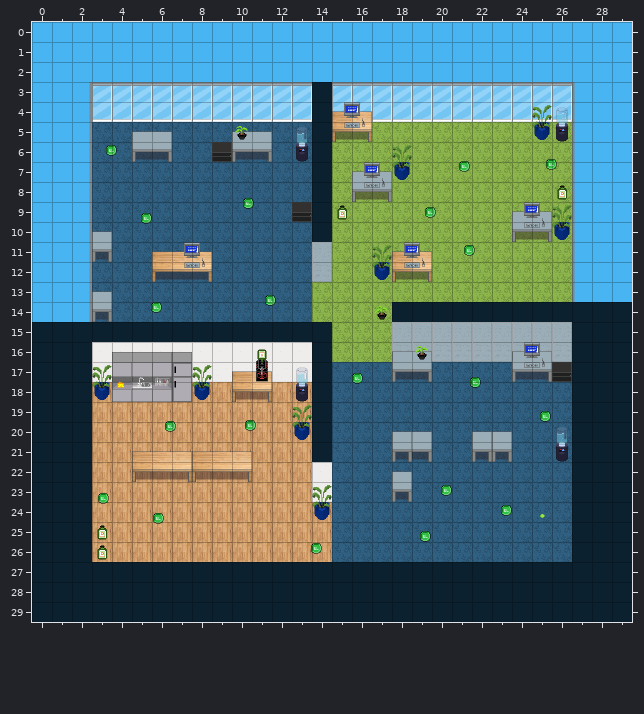
Tiled map (JSON) -- assets/map/Bono_map.json. Above, as it was before the edit.
Cells are 32x32 px. Shown: x 0..29, y 0..29.
Once edited:
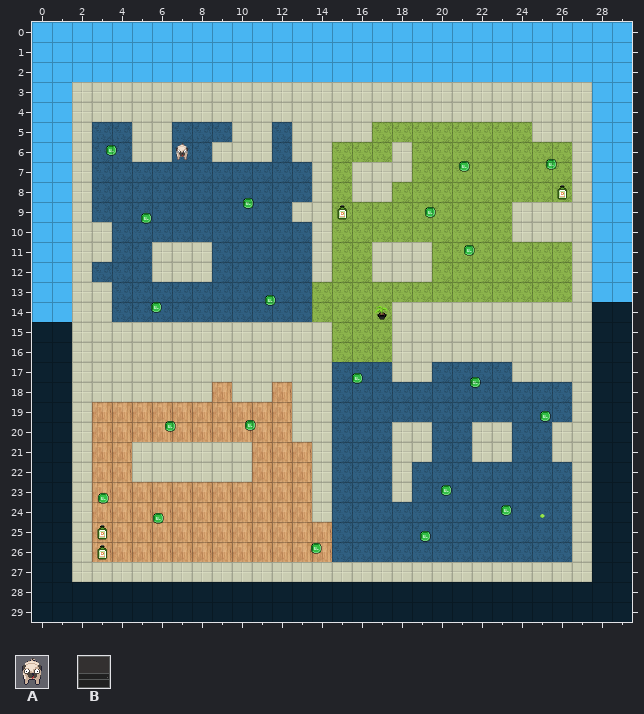
Key: from "bono": A 0; from "tileset_furnitures": B 4.
_ is an empty cell.
Objects are placed by their top-left corner, in cells (3,4 is the top-left corner of cell 3,4); size is 1x1 cell unless given.
The author wrote: Refactor keyboard class to set Bono’s velocity and fix collisions
The edit:
layer "walls" opacity 0% -> 100%
Layer "Items":
y 9: x 13 B -> _
Layer "bono" (added):
added: A at 7,6
